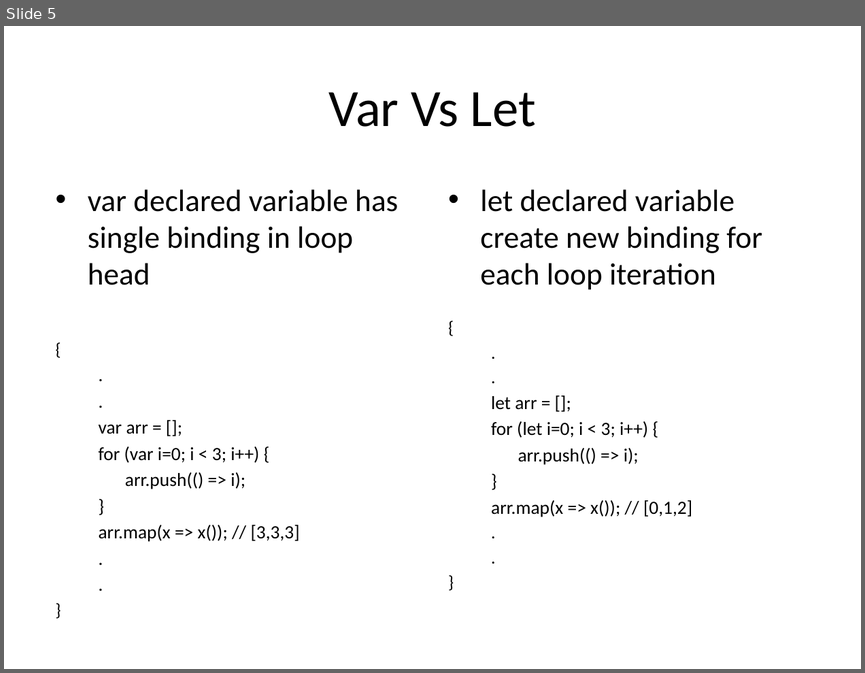
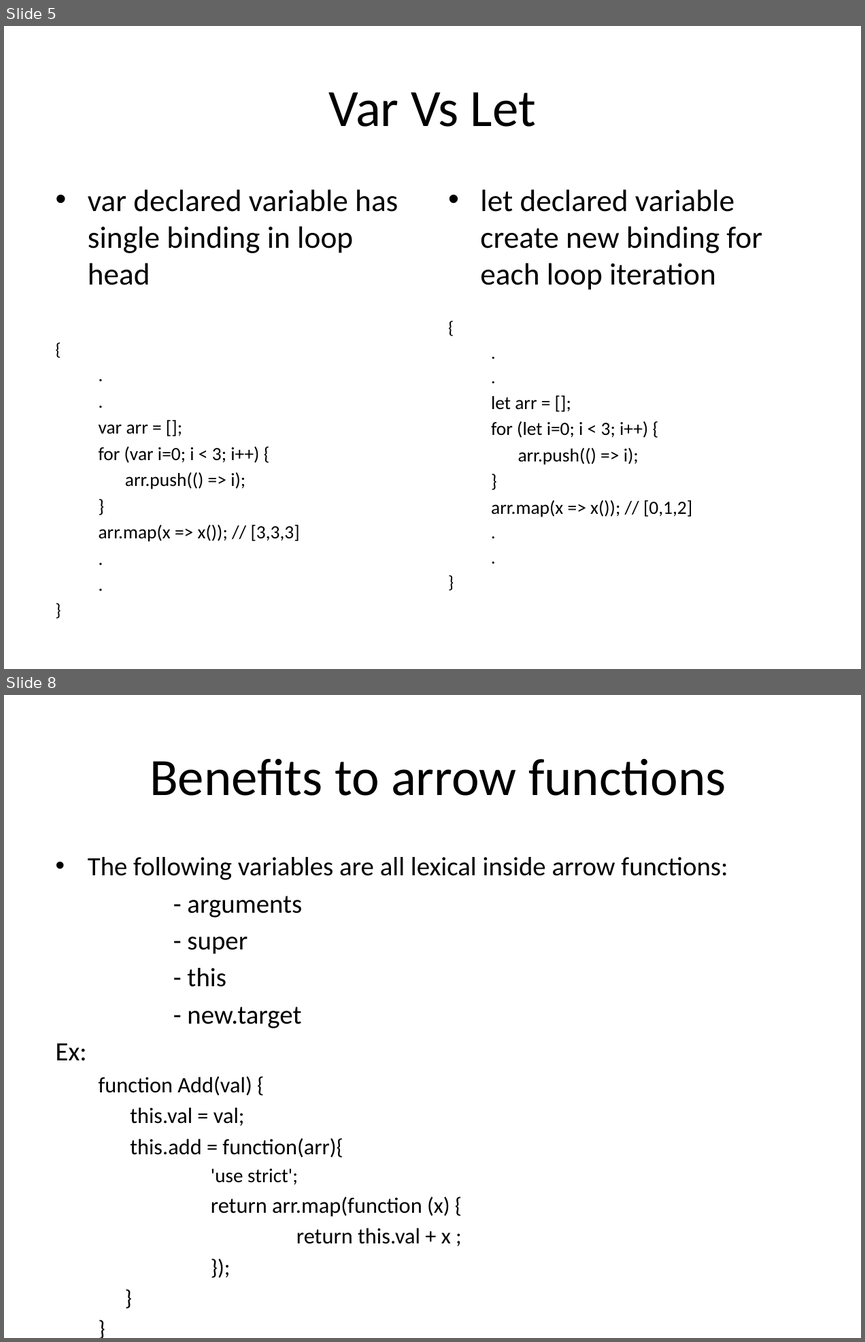
Before and after one commit to jaybidwai02/jsFrameworks, a slide deck: es6/ES6.pptx. Shown one above the other, each under a label of ours: slide 5 before the commit, slides 5 and 8 after it; the slides between them are not shown. The pictures are 865x673 and 865x1342 pixels, drawn with LibreOffice and Linux fonts; fonts in the diff are those of the drawing. Boxes give left, top, right and bottom in pixels: in the first picture for what was removed or moved away, otherwise in the second. Text is boxed around its words. In the diff, an @@ line names an element or a change of style, - is before the commit and + after.

```diff
--- a/es6/ES6.pptx
+++ b/es6/ES6.pptx
@@ slide 8 added at (4, 695, 861, 1338), background #FFFFFF @@
@@ title added at (150, 758, 726, 796), 44 pt, text #000000 @@
+Benefits to arrow functions
@@ text added at (56, 857, 728, 1244), 18.5 pt, text #000000 @@
+• The following variables are all lexical inside arrow functions:
+- arguments
+- super
+- this
+- new.target
+Ex:
+  function Add(val) {
+  this.val = val;
+  this.add = function(arr){
+  'use strict';
+  return arr.map(function (x) {
+  return this.val + x ;
+  });
+  }
+  }
```
Also in this commit, not shown: 12 other slides added, 1 other file.
